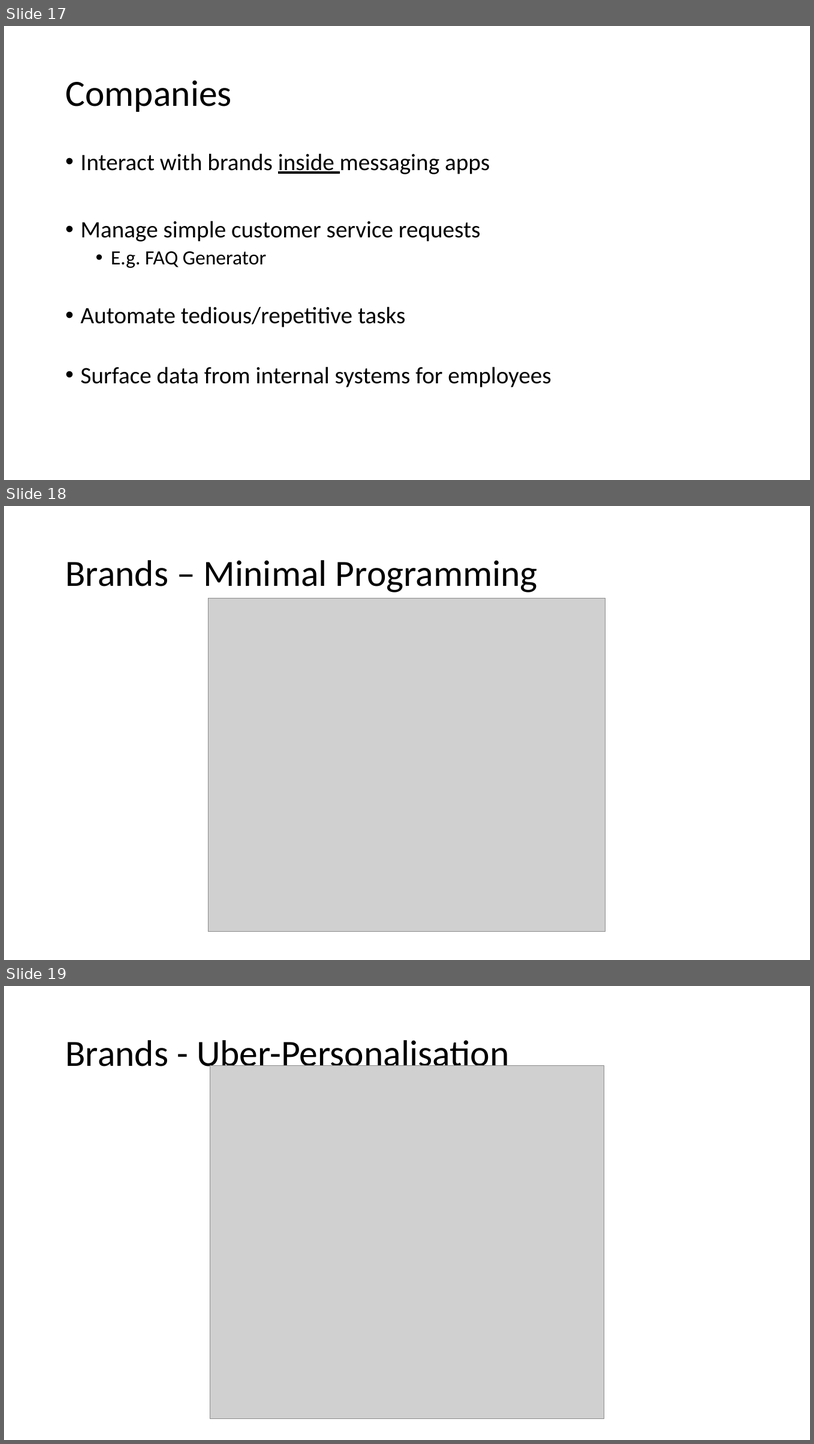
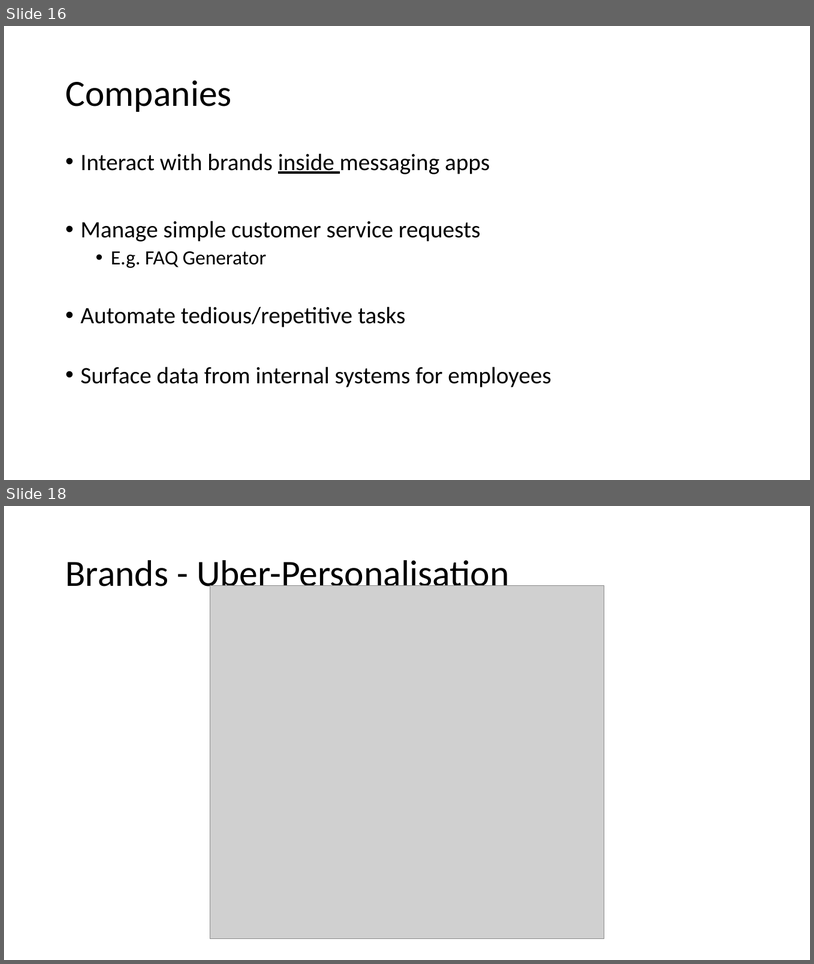
Before and after one commit to aidanmorgan/chatbot-workshop, a slide deck: Chatbots!.pptx. Shown one above the other, each under a label of ours: slides 17, 18 and 19 before the commit, slides 16 and 18 after it; the slides between them are not shown. The pictures are 814x1444 and 814x964 pixels, drawn with LibreOffice and Linux fonts; fonts in the diff are those of the drawing; grey boxes stand for pictures; background and template pictures are left out. Boxes give left, top, right and bottom in pixels: in the first picture for what was removed or moved away, otherwise in the second. Text is boxed around its words. In the diff, an @@ line names an element or a change of style, - is before the commit and + after.

```diff
--- a/Chatbots!.pptx
+++ b/Chatbots!.pptx
@@ slide 18 removed at [4, 506, 810, 960], background #FFFFFF @@
@@ title removed at [65, 560, 538, 592] @@
-Brands – Minimal Programming
@@ picture removed at [209, 598, 606, 931] @@
@@ what was slide 17 is now slide 16 @@
@@ what was slide 19 is now slide 18 @@
```
Also in this commit, not shown: 3 slides changed, 6 slides added, 3 other slides removed, 1 other file.
